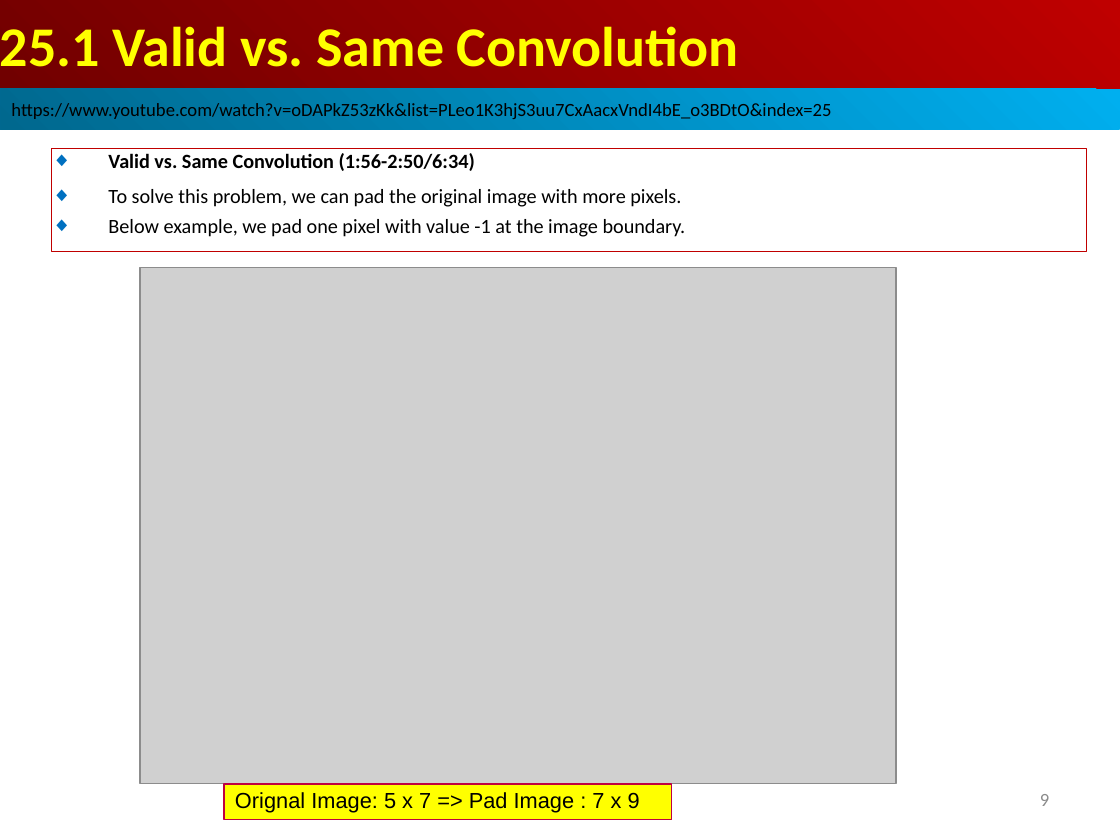
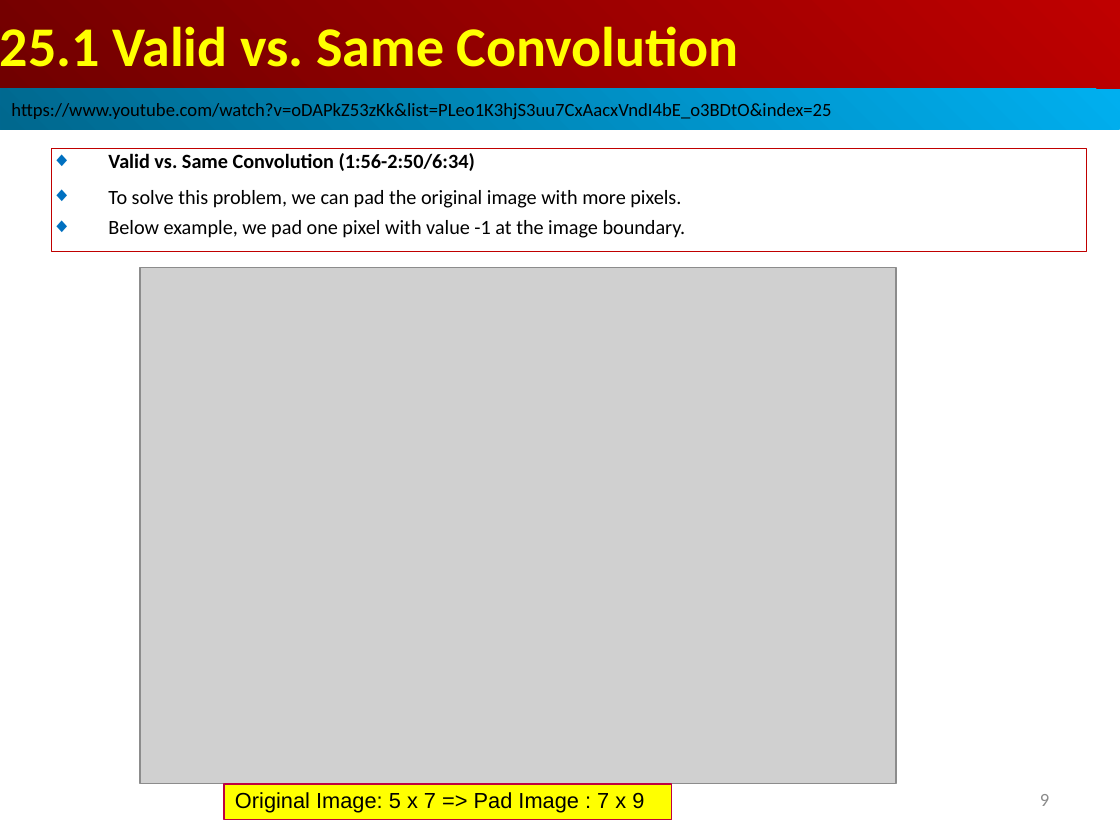
Before and after one commit to peterhchen/AIU_CS512_DL, a slide deck: slide 9 of 000_Lecture_Project/week13/01_Lecture/25.01_Pad_Stride.ppt. Drawn at 1120x840 pixels with LibreOffice and Linux fonts; fonts in the diff are those of the drawing; grey boxes stand for pictures. Boxes give left, top, right and bottom in pixels: in the first picture for what was removed or moved away, otherwise in the second. Text is boxed around its words. In the diff, an @@ line names an element or a change of style, - is before the commit and + after.

```diff
--- a/000_Lecture_Project/week13/01_Lecture/25.01_Pad_Stride.ppt
+++ b/000_Lecture_Project/week13/01_Lecture/25.01_Pad_Stride.ppt
@@ text in rectangle at (235, 792, 644, 813): text changed @@
-Orignal Image: 5 x 7 => Pad Image : 7 x 9
+Original Image: 5 x 7 => Pad Image : 7 x 9
```
Also in this commit, not shown: 2 other files.
